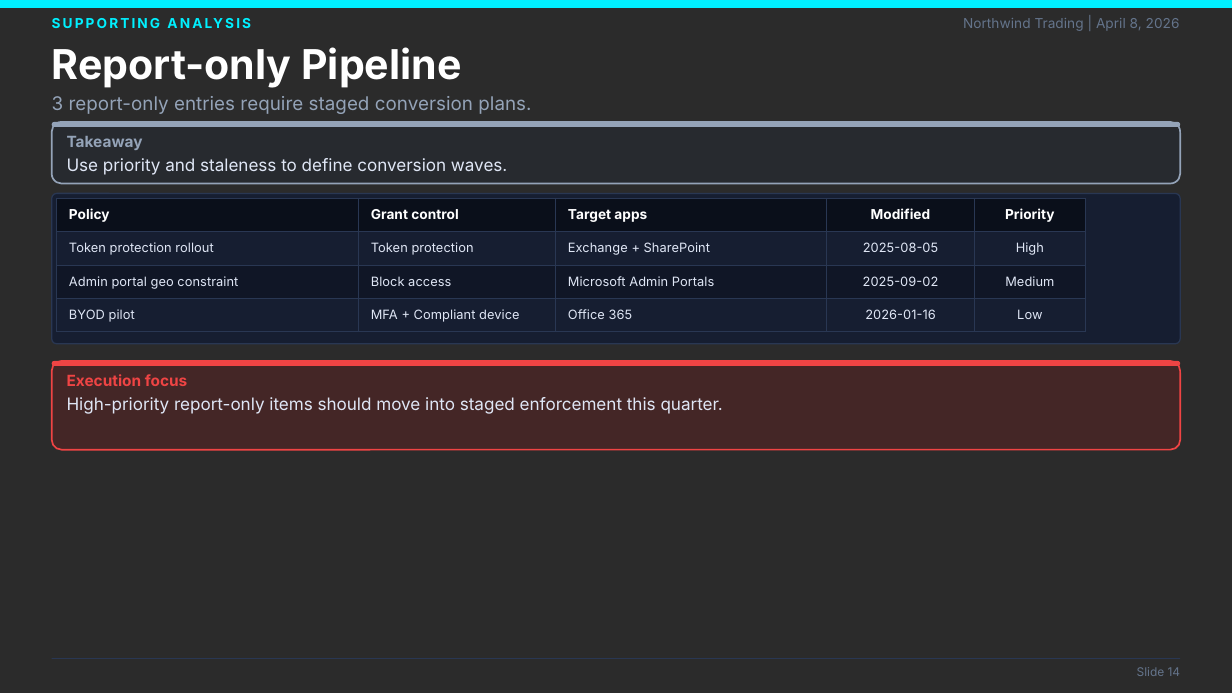
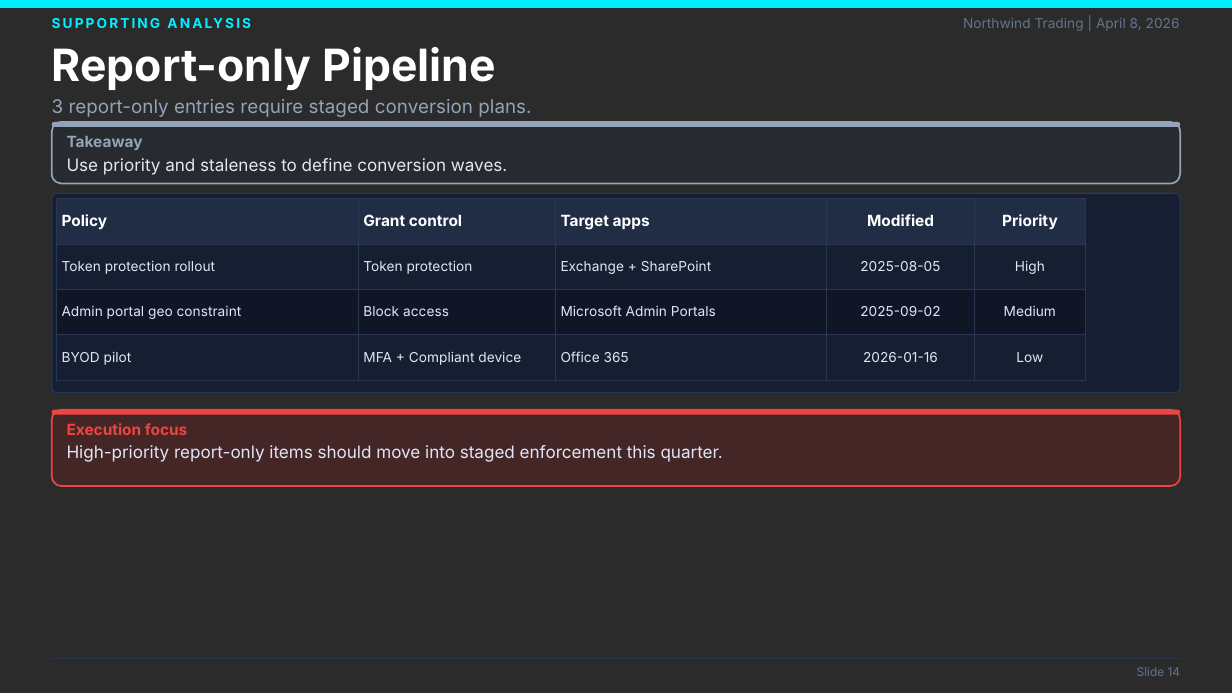
Before and after one commit to laroy-sh/ca-presentation, a slide deck: slide 14 of examples/sample/CA_Security_Posture_Report.sample.pptx. Drawn at 1232x693 pixels with LibreOffice and Linux fonts; fonts in the diff are those of the drawing; background and template pictures are left out; a plain dark background stands for a picture behind light text. Boxes give left, top, right and bottom in pixels: in the first picture for what was removed or moved away, otherwise in the second. Text is boxed around its words. In the diff, an @@ line names an element or a change of style, - is before the commit and + after.

Commit message:
style: redesign scorecard slide and polish presentation templates

```diff
--- a/examples/sample/CA_Security_Posture_Report.sample.pptx
+++ b/examples/sample/CA_Security_Posture_Report.sample.pptx
@@ text "Report-only Pipeline" at [52,47,496,91]: size 24 to 26 pt @@
@@ rounded rectangle: place and size @@
-rounded rectangle at [52,193,1180,344]
+rounded rectangle at [52,193,1180,393]
@@ rounded rectangle at [52,193,1180,393]: proportions changed @@
@@ table at [57,198,1085,388] @@
@@ fill #0A0F1A to #212D45 in row 1 @@
@@ size 8 to 9 pt in "Policy", "Grant control", "Target apps", "Modified" and 1 more places @@
@@ size 7.5 to 8 pt in "Token protection rollout", "Token protection", "Exchange + SharePoint", "2025-08-05" and 11 more places @@
@@ rounded rectangle: place and size @@
-rounded rectangle at [52,361,1180,366]
+rounded rectangle at [52,410,1180,415]
@@ rounded rectangle at [52,410,1180,487]: proportions changed @@
@@ rounded rectangle: place and size @@
-rounded rectangle at [52,361,1180,450]
+rounded rectangle at [52,410,1180,487]
@@ text "Execution focus": place and size @@
-text "Execution focus" at [67,374,188,386]
+text "Execution focus" at [67,423,188,435]
@@ text "High-priority report-only items should move ...": place and size @@
-text "High-priority report-only items should move ..." at [67,397,723,414]
+text "High-priority report-only items should move ..." at [67,445,723,462]
```
Also in this commit, not shown: 26 other slides changed, 29 other files.
